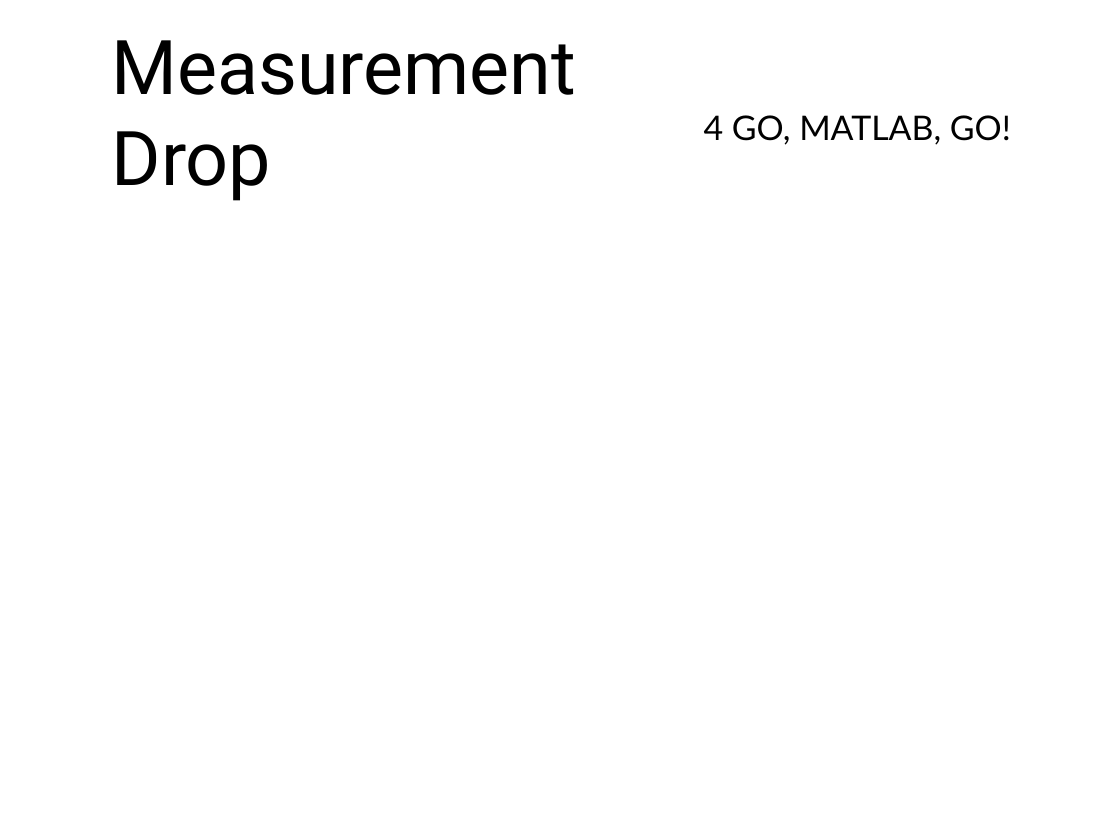
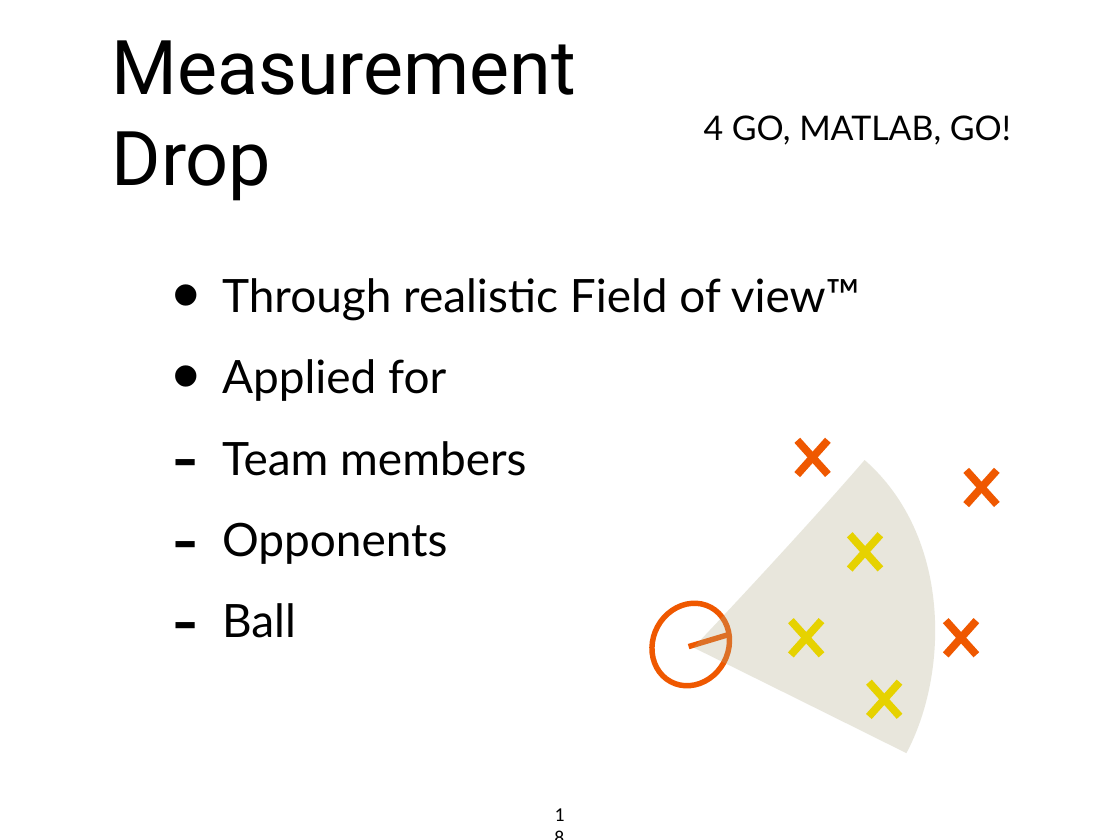
Before and after one commit to bskp/RoboCup-Estimator, a slide deck: slide 18 of Presentation/RobocupEstimatorPresentation.ppt (slide 10 before the commit). Drawn at 1120x840 pixels with LibreOffice and Linux fonts; fonts in the diff are those of the drawing. Boxes give left, top, right and bottom in pixels: in the first picture for what was removed or moved away, otherwise in the second. Text is boxed around its words. In the diff, an @@ line names an element or a change of style, - is before the commit and + after.

```diff
--- a/Presentation/RobocupEstimatorPresentation.ppt
+++ b/Presentation/RobocupEstimatorPresentation.ppt
@@ text added at [222, 278, 860, 638], 42 pt, text #000000 @@
+• Through realistic Field of view™
+• Applied for
+– Team members
+– Opponents
+– Ball
@@ group added at [637, 427, 1002, 754]: 13 lines, 1 ellipse, 1 freeform shape @@
@@ page number added at [545, 797, 575, 829], 18 pt, text #000000 @@
+18
```
Also in this commit, not shown: 8 other slides changed, 14 slides added, 4 slides removed, 1 other file.
